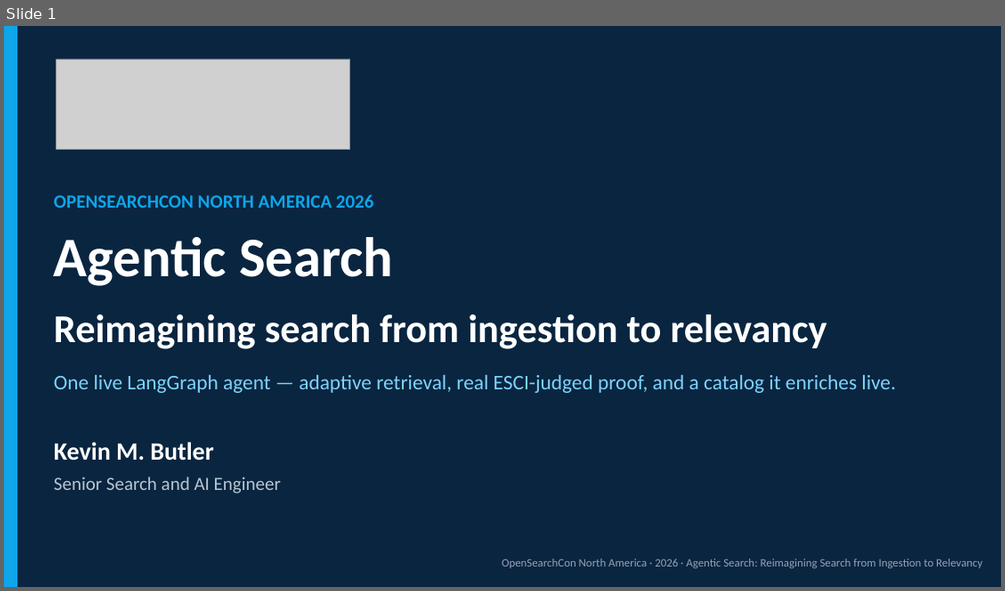
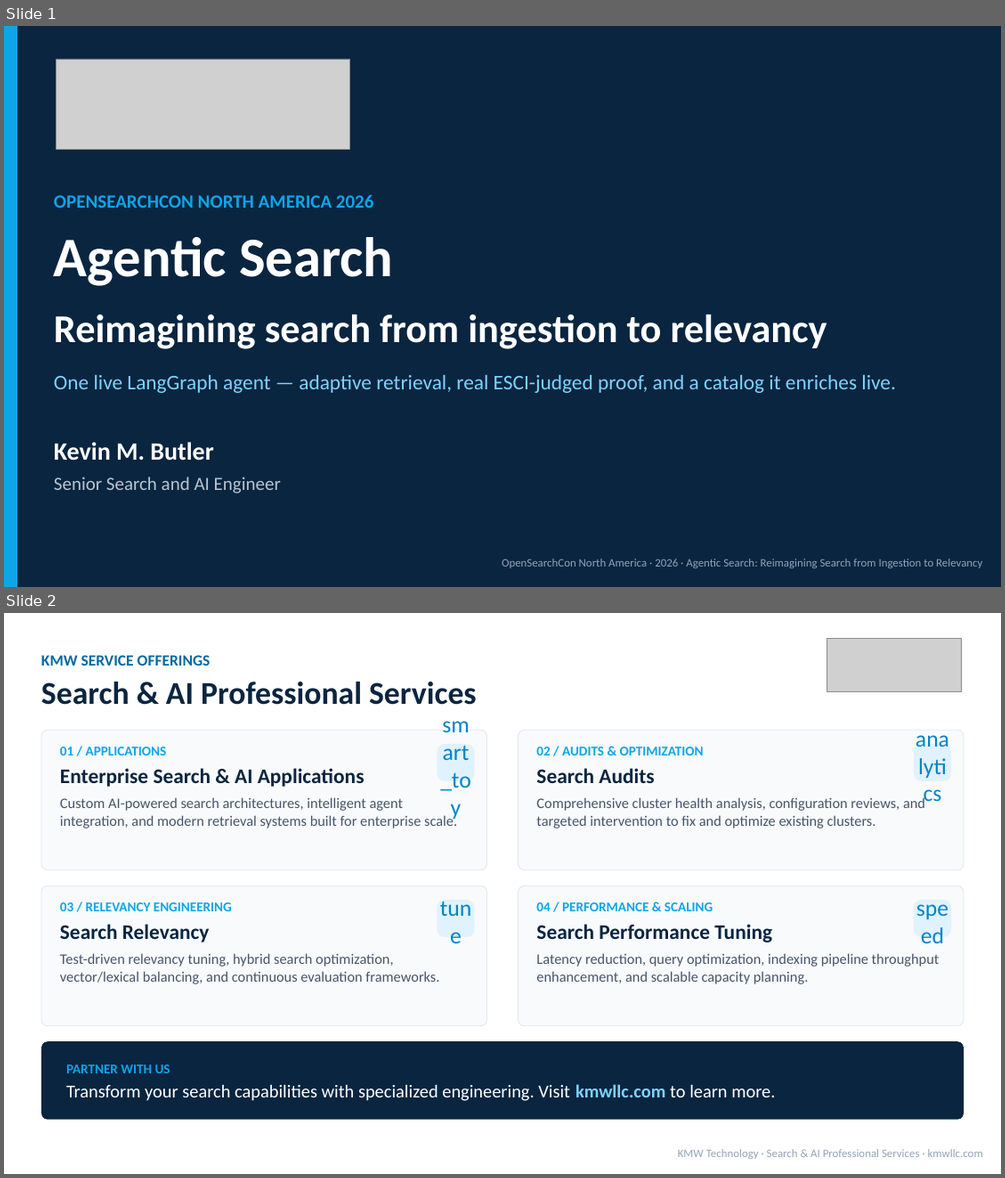
Before and after one commit to kmwtechnology/opensearch2026-agentic-search, a slide deck: docs/presentation/Agentic_Search_Talk_Draft_v1.pptx. Shown one above the other, each under a label of ours: slide 1 before the commit, slides 1 and 2 after it. The pictures are 1005x591 and 1005x1178 pixels, drawn with LibreOffice and Linux fonts; fonts in the diff are those of the drawing; grey boxes stand for pictures; background and template pictures are left out. Boxes give left, top, right and bottom in pixels: in the first picture for what was removed or moved away, otherwise in the second. Text is boxed around its words. In the diff, an @@ line names an element or a change of style, - is before the commit and + after.

Commit message:
docs: update Agentic Search Talk draft presentation

```diff
--- a/docs/presentation/Agentic_Search_Talk_Draft_v1.pptx
+++ b/docs/presentation/Agentic_Search_Talk_Draft_v1.pptx
@@ slide 2 added at box(4, 613, 1001, 1174), background picture (left out) @@
@@ picture added at box(826, 639, 961, 691) @@
@@ text added at box(41, 655, 210, 666), 15 pt, text #0369A1, bold @@
+KMW SERVICE OFFERINGS
@@ text added at box(41, 682, 477, 705), 30.6 pt, text #0A2540, bold @@
+Search & AI Professional Services
@@ rounded rectangle added at box(41, 730, 487, 870), fill #F8FAFC, outline #E2E8F0 0.75 pt @@
@@ rounded rectangle added at box(437, 744, 474, 781), fill #E0F2FE @@
@@ rounded rectangle added at box(518, 730, 964, 870), fill #F8FAFC, outline #E2E8F0 0.75 pt @@
@@ rounded rectangle added at box(914, 744, 952, 781), fill #E0F2FE @@
@@ text added at box(60, 747, 457, 828), 14 pt, text #475569 @@
+01 / APPLICATIONS
+Enterprise Search & AI Applications
+Custom AI-powered search architectures, intelligent agent integration, and modern retrieval systems built for enterprise scale.
@@ text added at box(437, 747, 474, 784), 22 pt, text #0284C7 @@
+smart_toy
@@ text added at box(536, 768, 925, 828), 14 pt, text #475569 @@
+02 / AUDITS & OPTIMIZATION
+Search Audits
+Comprehensive cluster health analysis, configuration reviews, and targeted intervention to fix and optimize existing clusters.
@@ text added at box(914, 747, 952, 784), 22 pt, text #0284C7 @@
+analytics
@@ rounded rectangle added at box(41, 886, 487, 1027), fill #F8FAFC, outline #E2E8F0 0.75 pt @@
@@ text added at box(60, 902, 439, 984), 14 pt, text #475569 @@
+03 / RELEVANCY ENGINEERING
+Search Relevancy
+Test-driven relevancy tuning, hybrid search optimization, vector/lexical balancing, and continuous evaluation frameworks.
@@ rounded rectangle added at box(437, 900, 474, 937), fill #E0F2FE @@
@@ text added at box(437, 902, 474, 940), 22 pt, text #0284C7 @@
+tune
@@ rounded rectangle added at box(518, 886, 964, 1027), fill #F8FAFC, outline #E2E8F0 0.75 pt @@
@@ text added at box(536, 902, 939, 984), 14 pt, text #475569 @@
+04 / PERFORMANCE & SCALING
+Search Performance Tuning
+Latency reduction, query optimization, indexing pipeline throughput enhancement, and scalable capacity planning.
@@ rounded rectangle added at box(914, 900, 952, 937), fill #E0F2FE @@
@@ text added at box(914, 902, 952, 940), 22 pt, text #0284C7 @@
+speed
@@ rounded rectangle added at box(41, 1041, 963, 1119), fill #0A2540 @@
@@ text added at box(66, 1064, 775, 1101), 17.5 pt, text #FFFFFF @@
+PARTNER WITH US
+Transform your search capabilities with specialized engineering. Visit kmwllc.com to learn more.
@@ text added at box(678, 1149, 983, 1159), 11 pt, text #94A3B8 @@
+KMW Technology · Search & AI Professional Services · kmwllc.com
```
Also in this commit, not shown: 7 slides changed.
